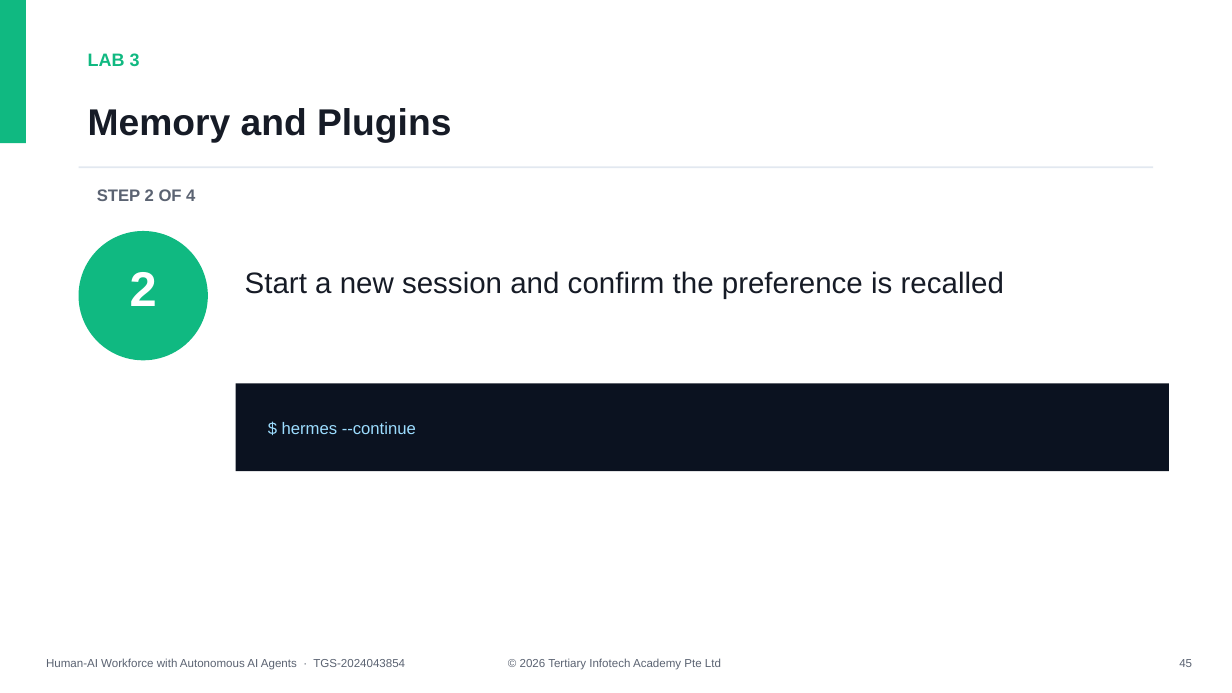
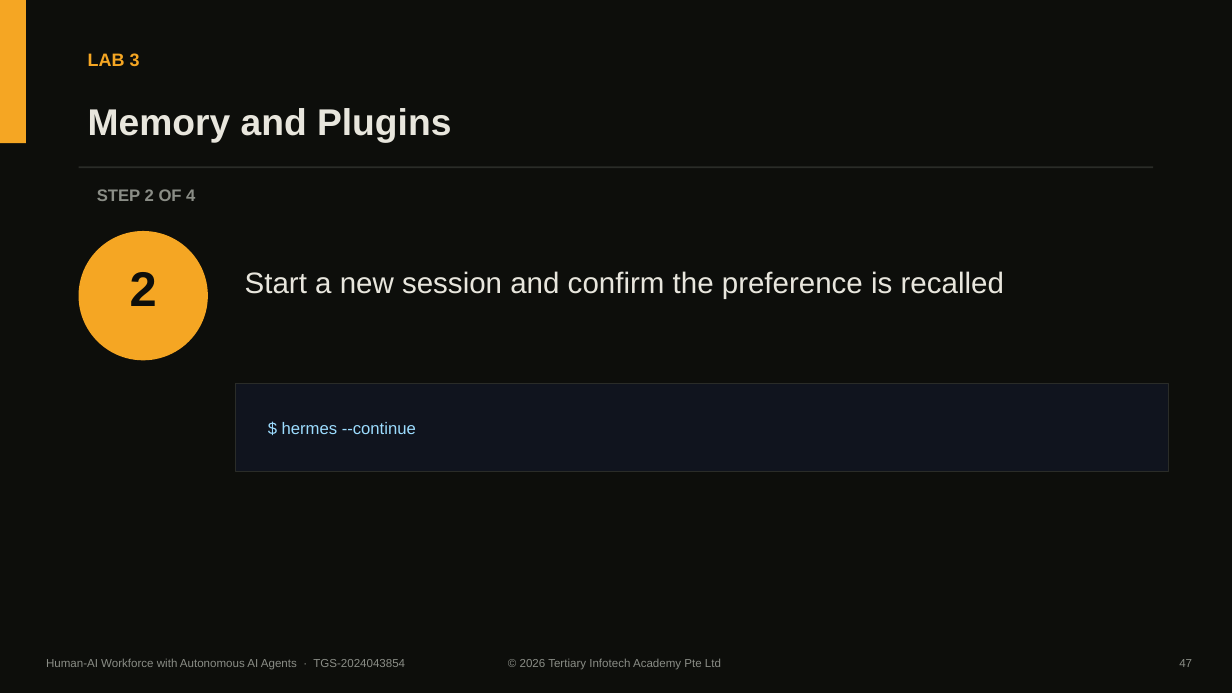
Before and after one commit to tertiarycourses/TGS-2024043854-Build-a-Human-AI-Workforce-with-Autonomous-AI-Agents, a slide deck: slide 48 of courseware/Human-AI Workforce with Autonomous AI Agents-v1.3.pptx (slide 46 before the commit). Drawn at 1232x693 pixels with LibreOffice and Linux fonts; fonts in the diff are those of the drawing. Boxes give left, top, right and bottom in pixels: in the first picture for what was removed or moved away, otherwise in the second. Text is boxed around its words. In the diff, an @@ line names an element or a change of style, - is before the commit and + after.

```diff
--- a/courseware/Human-AI Workforce with Autonomous AI Agents-v1.3.pptx
+++ b/courseware/Human-AI Workforce with Autonomous AI Agents-v1.3.pptx
@@ rectangle at box(0, 0, 26, 143): fill #10B981 to #F5A623 @@
@@ rectangle added at box(0, 0, 1232, 693), fill #0D0E0B @@
@@ text "LAB 3" at box(88, 53, 140, 66): text colour #10B981 to #F5A623 @@
@@ text "Memory and Plugins" at box(88, 108, 451, 143): text colour #161B26 to #E8E6DD @@
@@ rectangle at box(79, 166, 1153, 168): fill #E2E8F0 to #2A2C28 @@
@@ ellipse at box(79, 231, 208, 360): fill #10B981 to #F5A623 @@
@@ text "Start a new session and ..." at box(245, 271, 1004, 299): text colour #161B26 to #E8E6DD @@
@@ text "2" at box(130, 272, 157, 306): text colour #FFFFFF to #0D0E0B @@
@@ rectangle at box(236, 384, 1169, 471): fill #0B1220 to #10141E; outline none to #2A2C28 1 pt @@
@@ text colour #5B6372 to #8A8D86 in 3 elements at box(97, 189, 195, 201), box(46, 658, 405, 670), box(520, 658, 721, 670) @@
@@ text at box(1179, 659, 1192, 667): text changed; text colour #5B6372 to #8A8D86 @@
-45
+47
```
Also in this commit, not shown: 255 other slides changed, 2 slides added, 9 other files.
